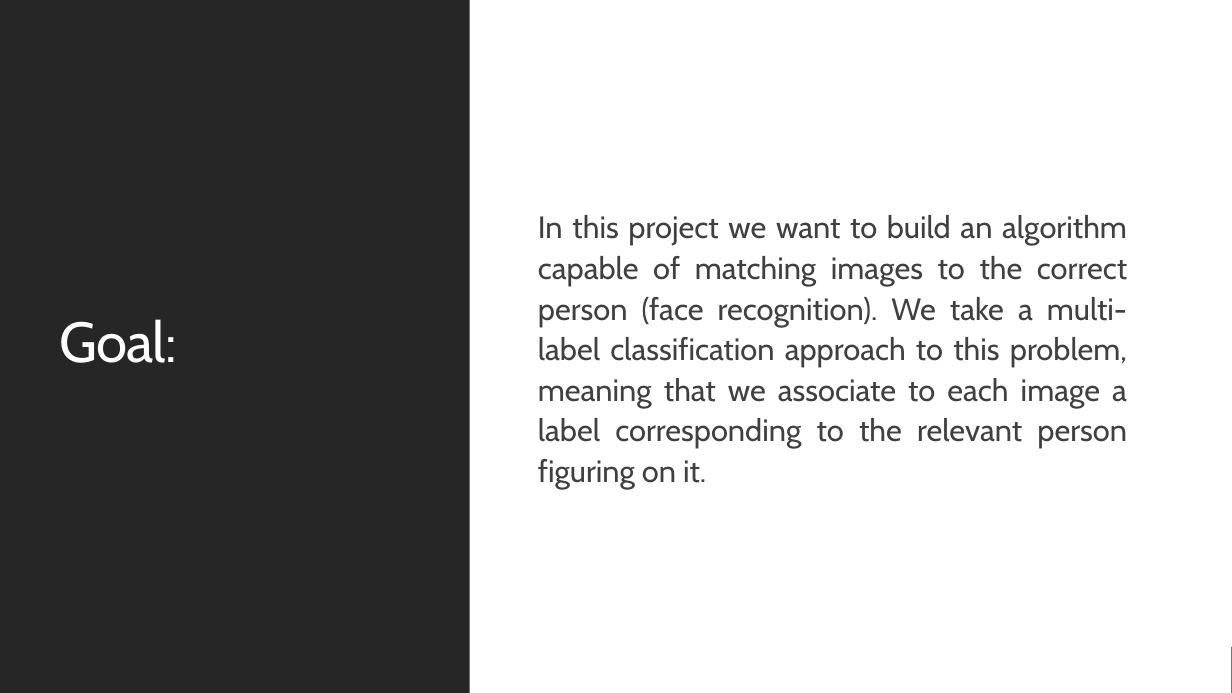
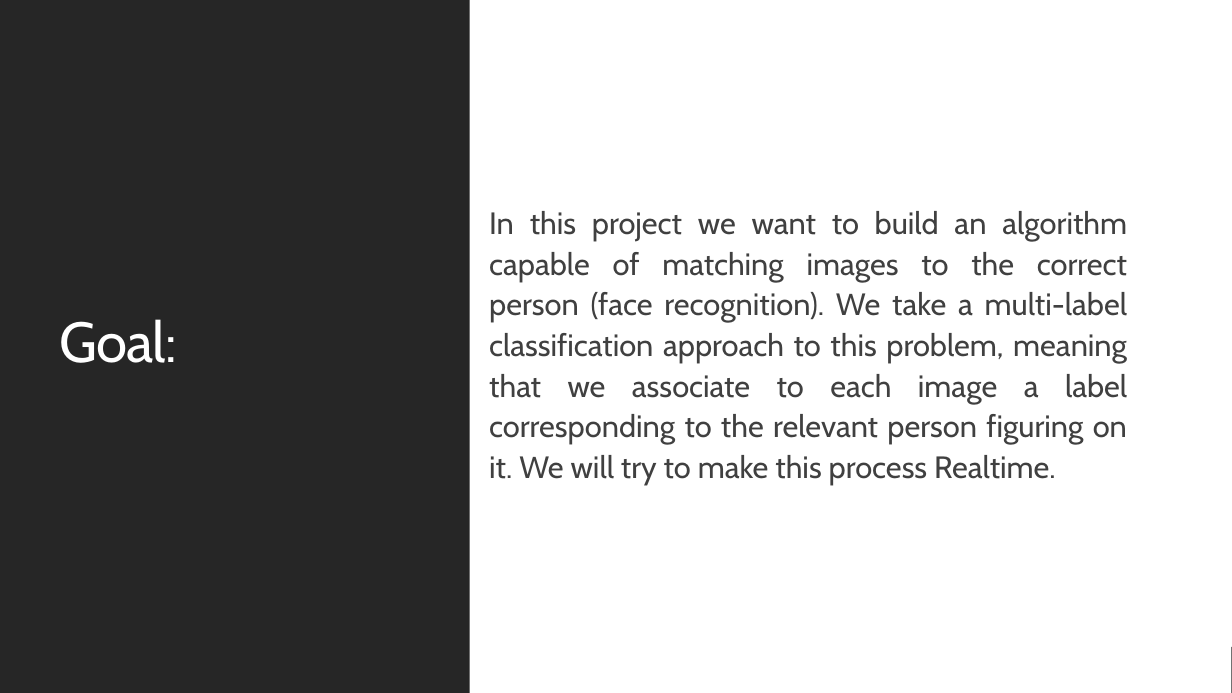
Before and after one commit to AmulNeupane/Face-Recognition-using-YALE-dataset, a slide deck: slide 4 of Face recognition on YALE faces dataset using Tensorflow.pptx (slide 3 before the commit). Drawn at 1232x693 pixels with LibreOffice and Linux fonts; fonts in the diff are those of the drawing. Boxes give left, top, right and bottom in pixels: in the first picture for what was removed or moved away, otherwise in the second. Text is boxed around its words. In the diff, an @@ line names an element or a change of style, - is before the commit and + after.

```diff
--- a/Face recognition on YALE faces dataset using Tensorflow.pptx
+++ b/Face recognition on YALE faces dataset using Tensorflow.pptx
@@ text at <box>489,211,1127,485</box>: text changed @@
-  In this project we want to build an algorithm capable of matching images to the correct person (face recognition). We take a multi-label classification approach to this problem, meaning that we associate to each image a label corresponding to the relevant person figuring on it.
+  In this project we want to build an algorithm capable of matching images to the correct person (face recognition). We take a multi-label classification approach to this problem, meaning that we associate to each image a label corresponding to the relevant person figuring on it. We will try to make this process Realtime.
```
Also in this commit, not shown: 2 other slides changed, 2 slides added.
